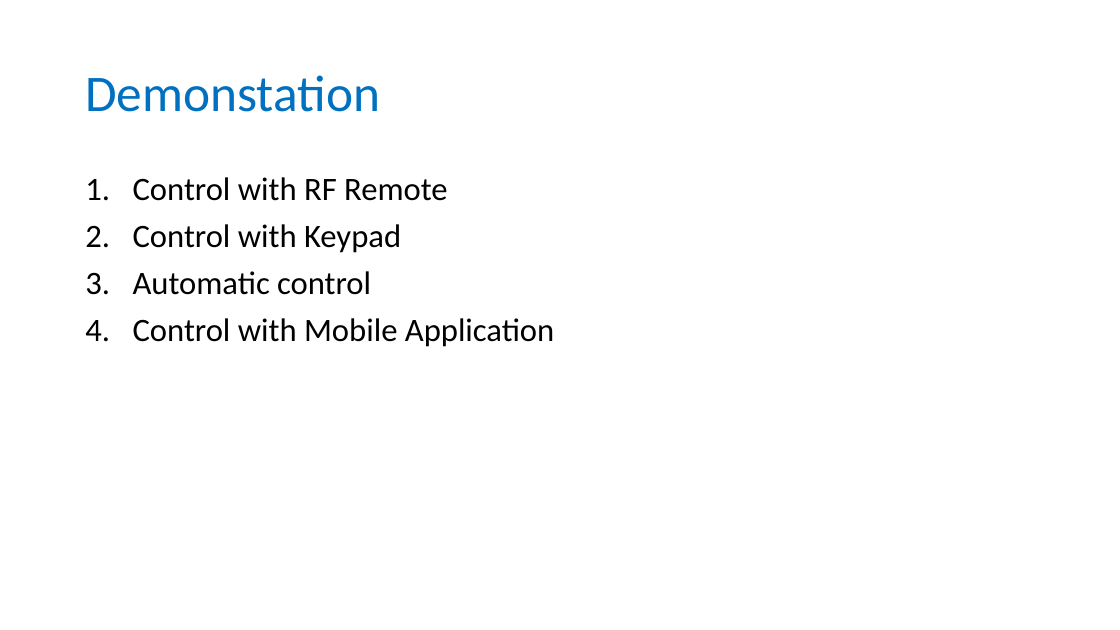
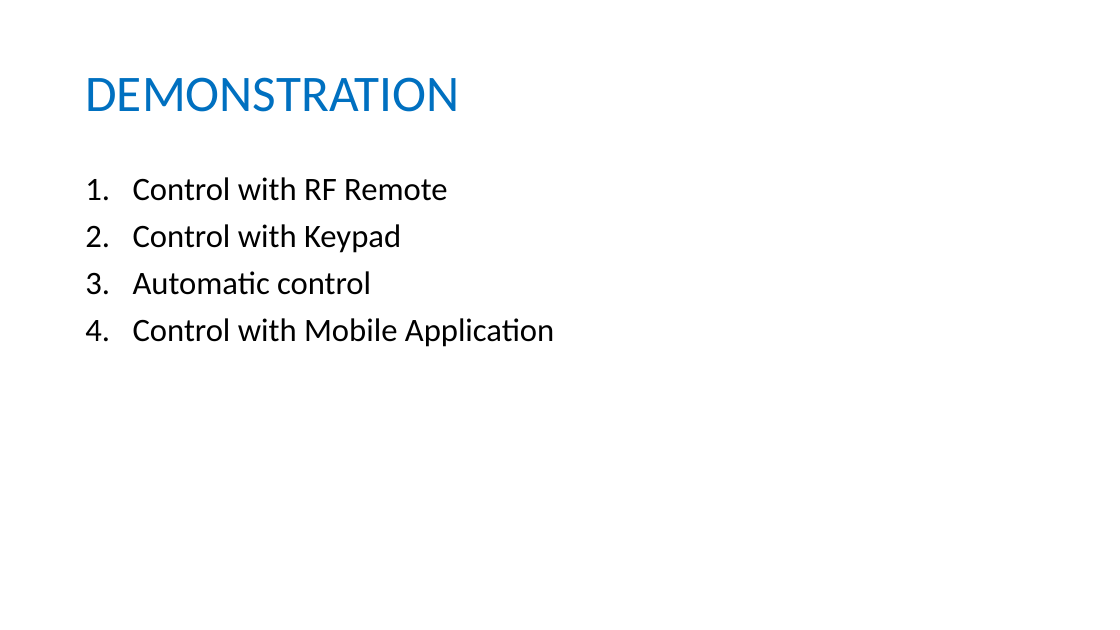
Before and after one commit to longhoang0304/DCDCS_Documentation, a slide deck: slide 35 of Final-Presentation.pptx (slide 14 before the commit). Drawn at 1120x630 pixels with LibreOffice and Linux fonts; fonts in the diff are those of the drawing. Boxes give left, top, right and bottom in pixels: in the first picture for what was removed or moved away, otherwise in the second. Text is boxed around its words. In the diff, an @@ line names an element or a change of style, - is before the commit and + after.

```diff
--- a/Final-Presentation.pptx
+++ b/Final-Presentation.pptx
@@ title at [85, 77, 459, 112]: text changed @@
-Demonstation
+DEMONSTRATION
```
Also in this commit, not shown: 4 other slides changed, 31 slides added, 9 slides removed, 2 other files.
